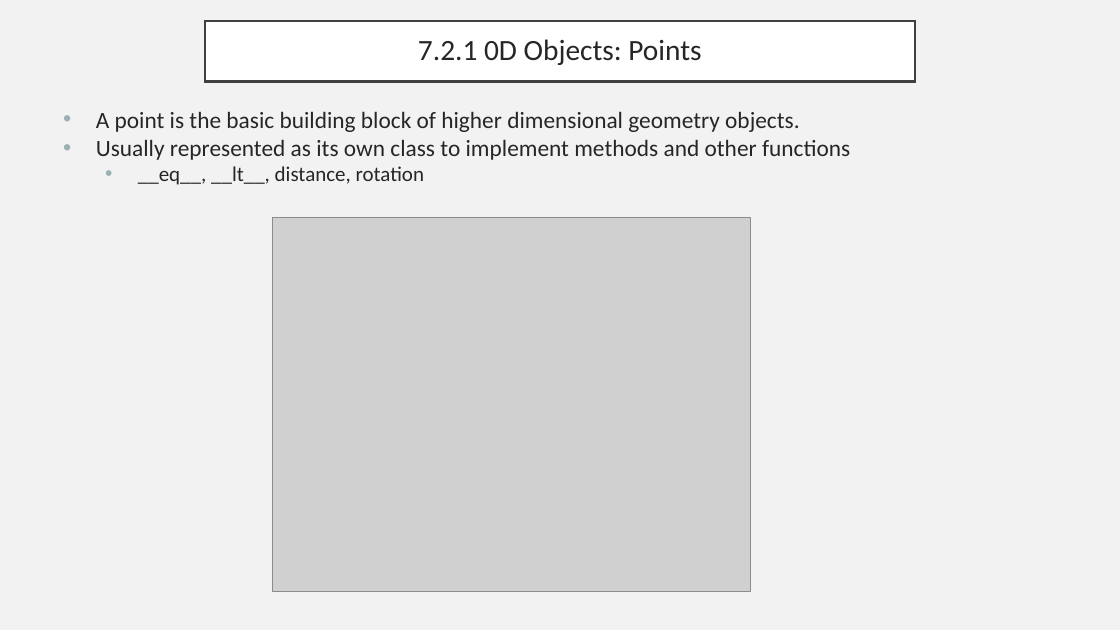
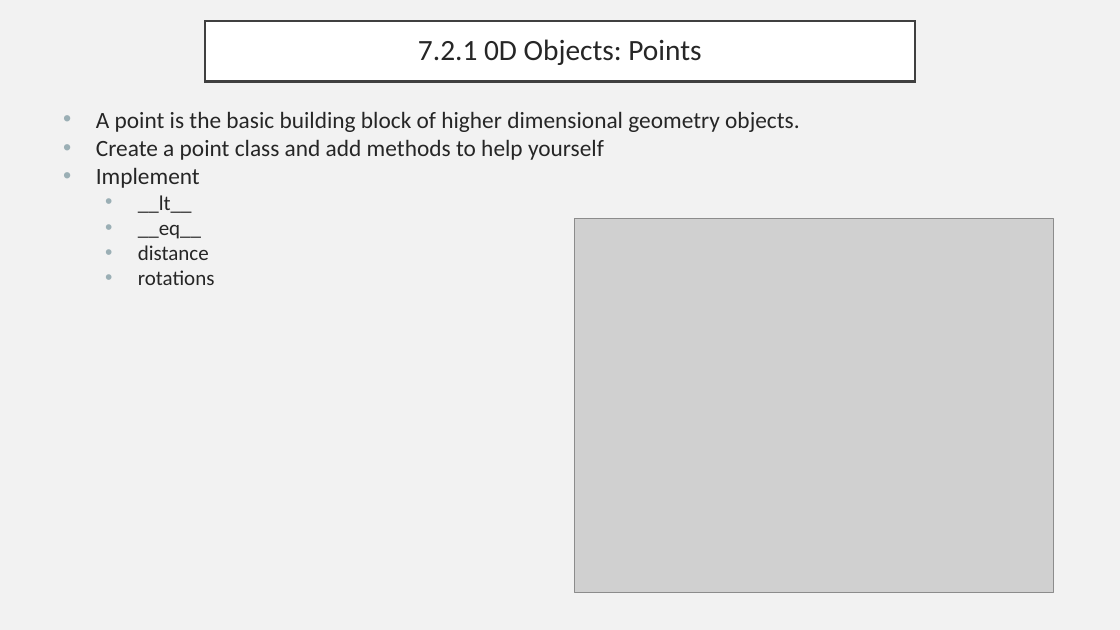
Before and after one commit to ryan-pelchat/competitive-programming-bootcamp-summer-2026, a slide deck: slide 7 of slides/day5_slides.pptx (slide 9 before the commit). Drawn at 1120x630 pixels with LibreOffice and Linux fonts; fonts in the diff are those of the drawing; grey boxes stand for pictures. Boxes give left, top, right and bottom in pixels: in the first picture for what was removed or moved away, otherwise in the second. Text is boxed around its words. In the diff, an @@ line names an element or a change of style, - is before the commit and + after.

```diff
--- a/slides/day5_slides.pptx
+++ b/slides/day5_slides.pptx
@@ text at [96,139,604,285]: text changed @@
-• Usually represented as its own class to implement methods and other functions
-  • __eq__, __lt__, distance, rotation
+• Create a point class and add methods to help yourself
+• Implement
+  • __lt__
+  • __eq__
+  • distance
+  • rotations
@@ picture: place and size @@
-picture at [272,218,751,592]
+picture at [575,218,1054,593]
```
Also in this commit, not shown: 7 other slides changed, 8 slides added, 7 slides removed, 12 other files.
